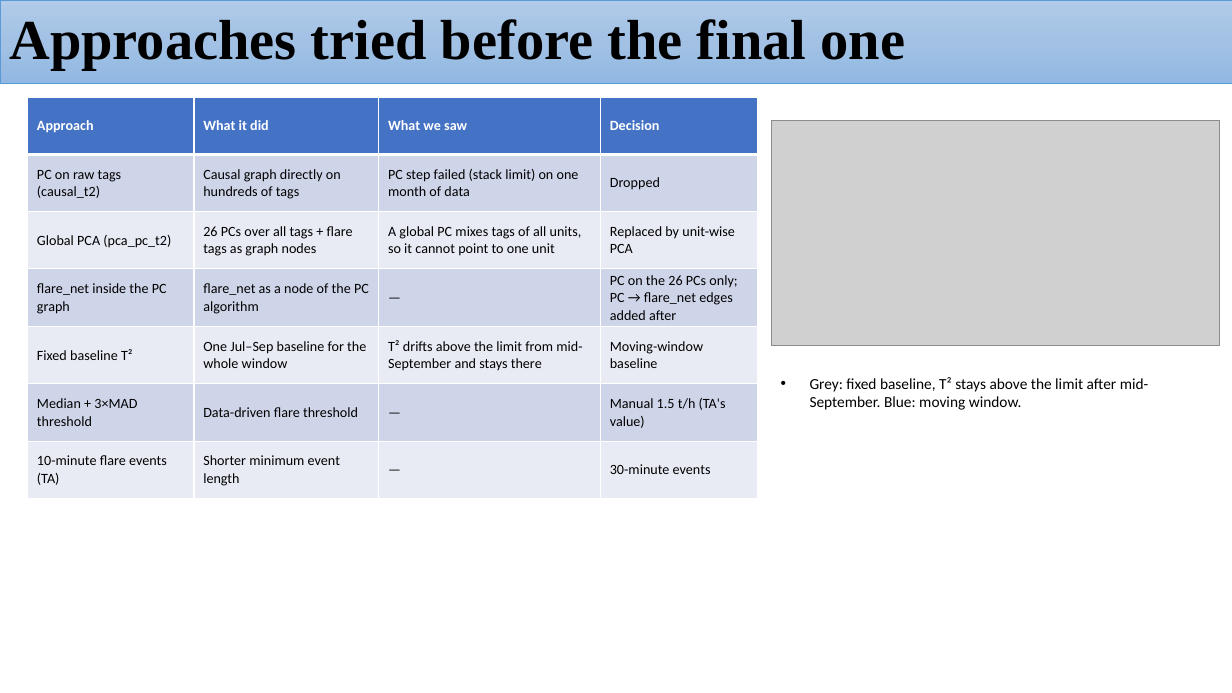
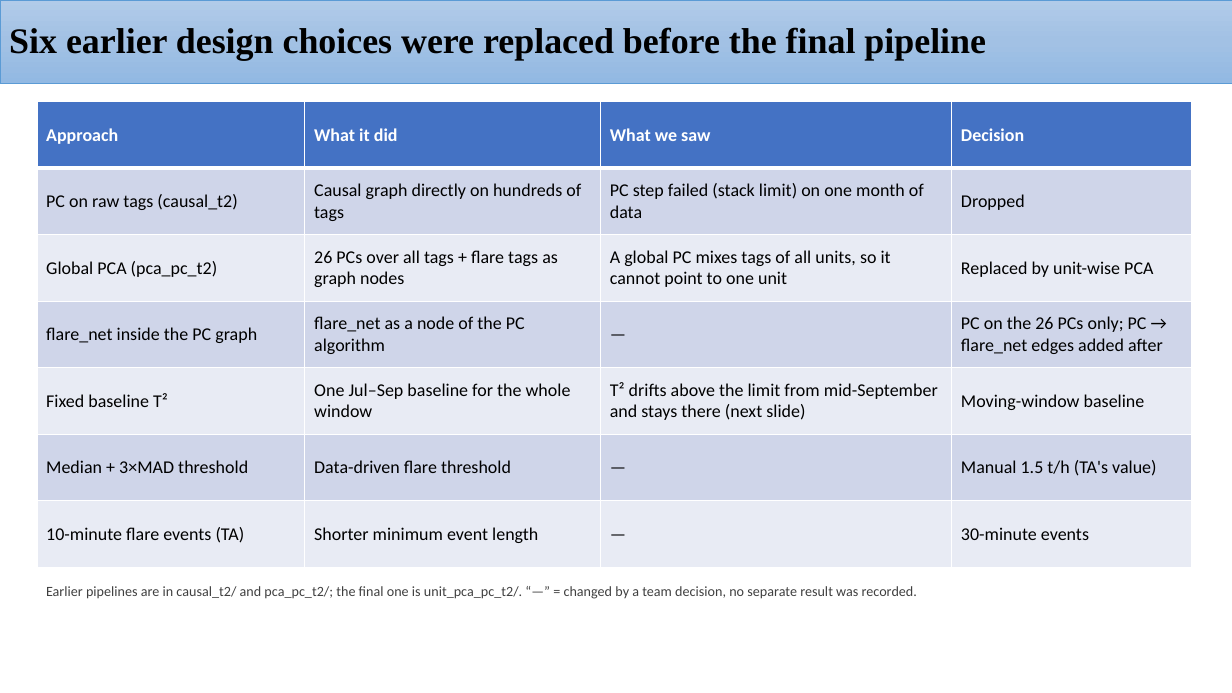
Before and after one commit to H-N-Chavda/Root-Cause-Detection, a slide deck: slide 8 of presentations/week10/HPCL Project_05112026_flare_RCA.pptx. Drawn at 1232x693 pixels with LibreOffice and Linux fonts; fonts in the diff are those of the drawing; grey boxes stand for pictures. Boxes give left, top, right and bottom in pixels: in the first picture for what was removed or moved away, otherwise in the second. Text is boxed around its words. In the diff, an @@ line names an element or a change of style, - is before the commit and + after.

```diff
--- a/presentations/week10/HPCL Project_05112026_flare_RCA.pptx
+++ b/presentations/week10/HPCL Project_05112026_flare_RCA.pptx
@@ title at [9,27,986,60]: text changed; size 44 to 28 pt @@
-Approaches tried before the final one
+Six earlier design choices were replaced before the final pipeline
@@ table at [37,102,1192,567] @@
-row 5, column 3: T² drifts above the limit from mid-September and stays there
+row 5, column 3: T² drifts above the limit from mid-September and stays there (next slide)
@@ size 11 to 14 pt @@
@@ table: place and size @@
-table at [28,97,758,498]
+table at [37,102,1192,567]
@@ picture removed at [772,120,1220,346] @@
@@ text removed at [810,377,1149,410] @@
-• Grey: fixed baseline, T² stays above the limit after mid-September. Blue: moving window.
@@ text added at [46,586,917,599], 11 pt, text #404040 @@
+Earlier pipelines are in causal_t2/ and pca_pc_t2/; the final one is unit_pca_pc_t2/. “—” = changed by a team decision, no separate result was recorded.
```
Also in this commit, not shown: 20 other slides changed, 2 slides added, 1 slide removed, 3 other files.
